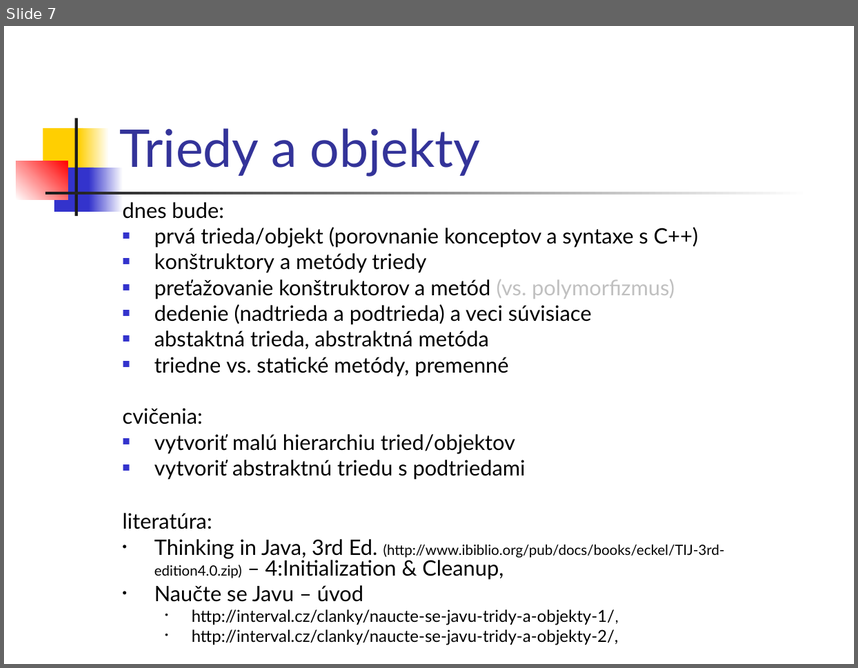
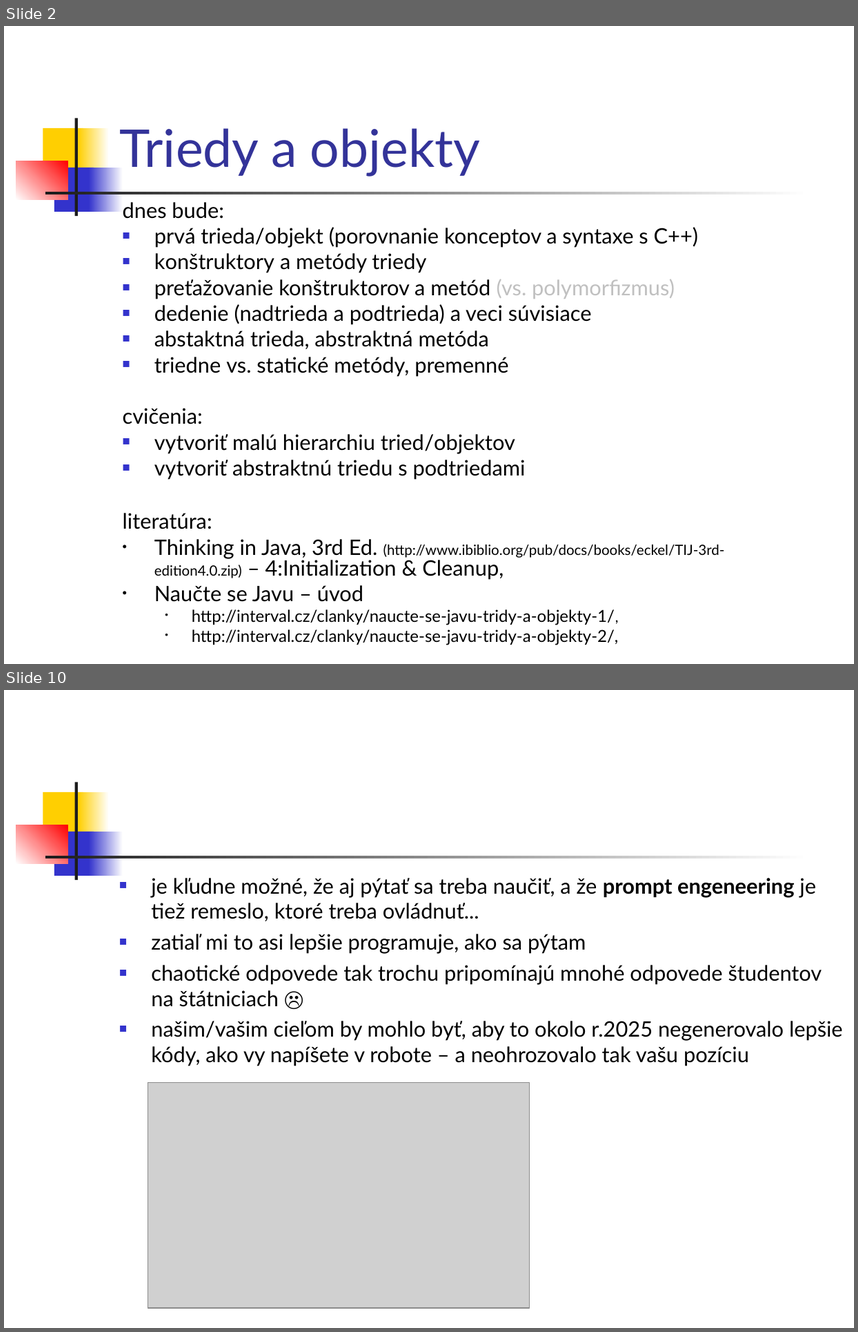
Before and after one commit to Programovanie4/Prednasky, a slide deck: 03/03_java.ppt. Shown one above the other, each under a label of ours: slide 7 before the commit, slides 2 and 10 after it; the slides between them are not shown. The pictures are 858x668 and 858x1332 pixels, drawn with LibreOffice and Linux fonts; fonts in the diff are those of the drawing; grey boxes stand for pictures. Boxes give left, top, right and bottom in pixels: in the first picture for what was removed or moved away, otherwise in the second. Text is boxed around its words. In the diff, an @@ line names an element or a change of style, - is before the commit and + after.

```diff
--- a/03/03_java.ppt
+++ b/03/03_java.ppt
@@ slide 10 added at <box>4,690,854,1328</box>, background #FFFFFF; not listed: 7 template elements that a slide beside it also shows @@
@@ text added at <box>151,878,843,1066</box>, 18 pt, text #000000 @@
+■ je kľudne možné, že aj pýtať sa treba naučiť, a že prompt engeneering je tiež remeslo, ktoré treba ovládnuť...
+■ zatiaľ mi to asi lepšie programuje, ako sa pýtam
+■ chaotické odpovede tak trochu pripomínajú mnohé odpovede študentov na štátniciach ☹
+■ našim/vašim cieľom by mohlo byť, aby to okolo r.2025 negenerovalo lepšie kódy, ako vy napíšete v robote – a neohrozovalo tak vašu pozíciu
@@ picture added at <box>148,1082,529,1307</box> @@
@@ what was slide 7 is now slide 2 @@
```
Also in this commit, not shown: 2 slides changed, 9 other slides added, 2 slides removed, 2 other files.
